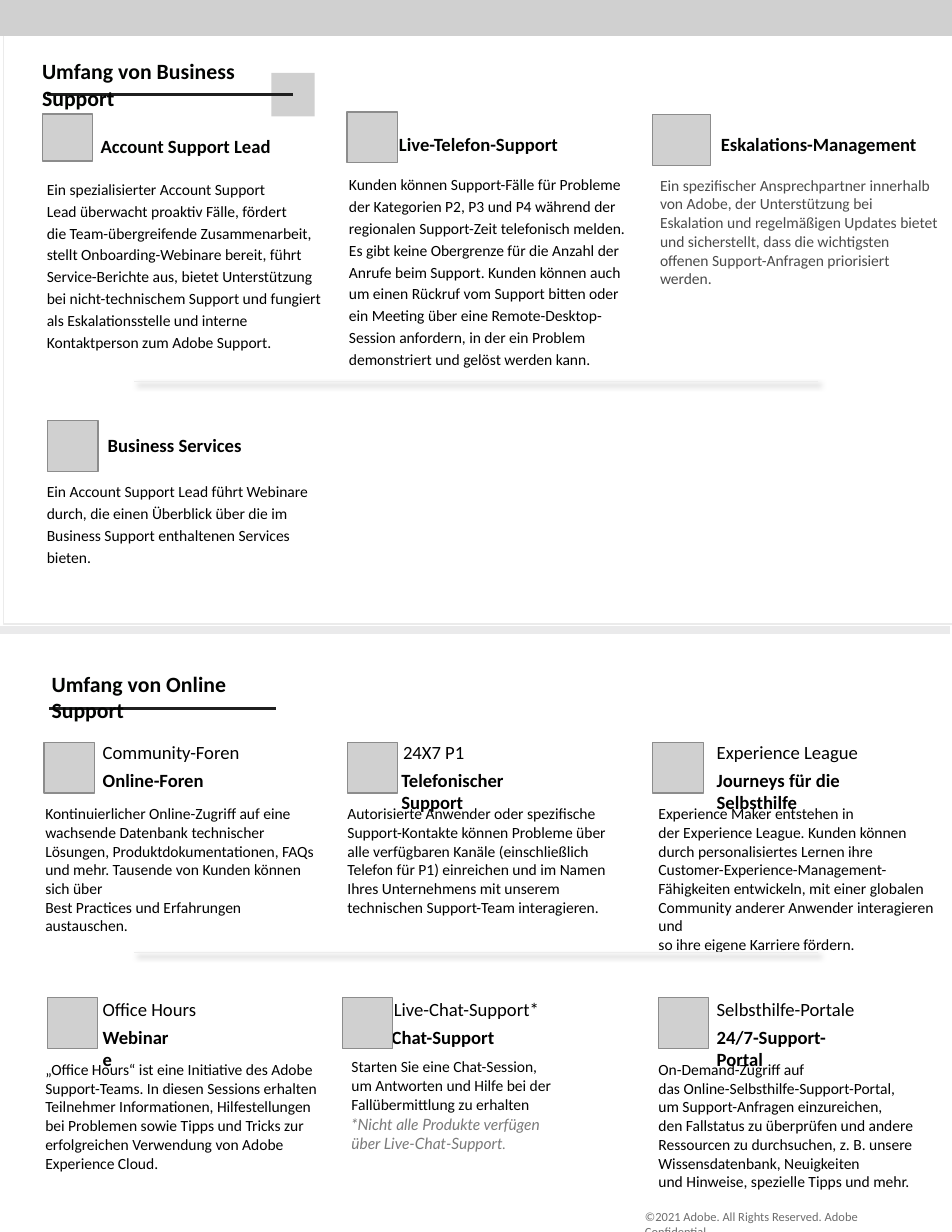
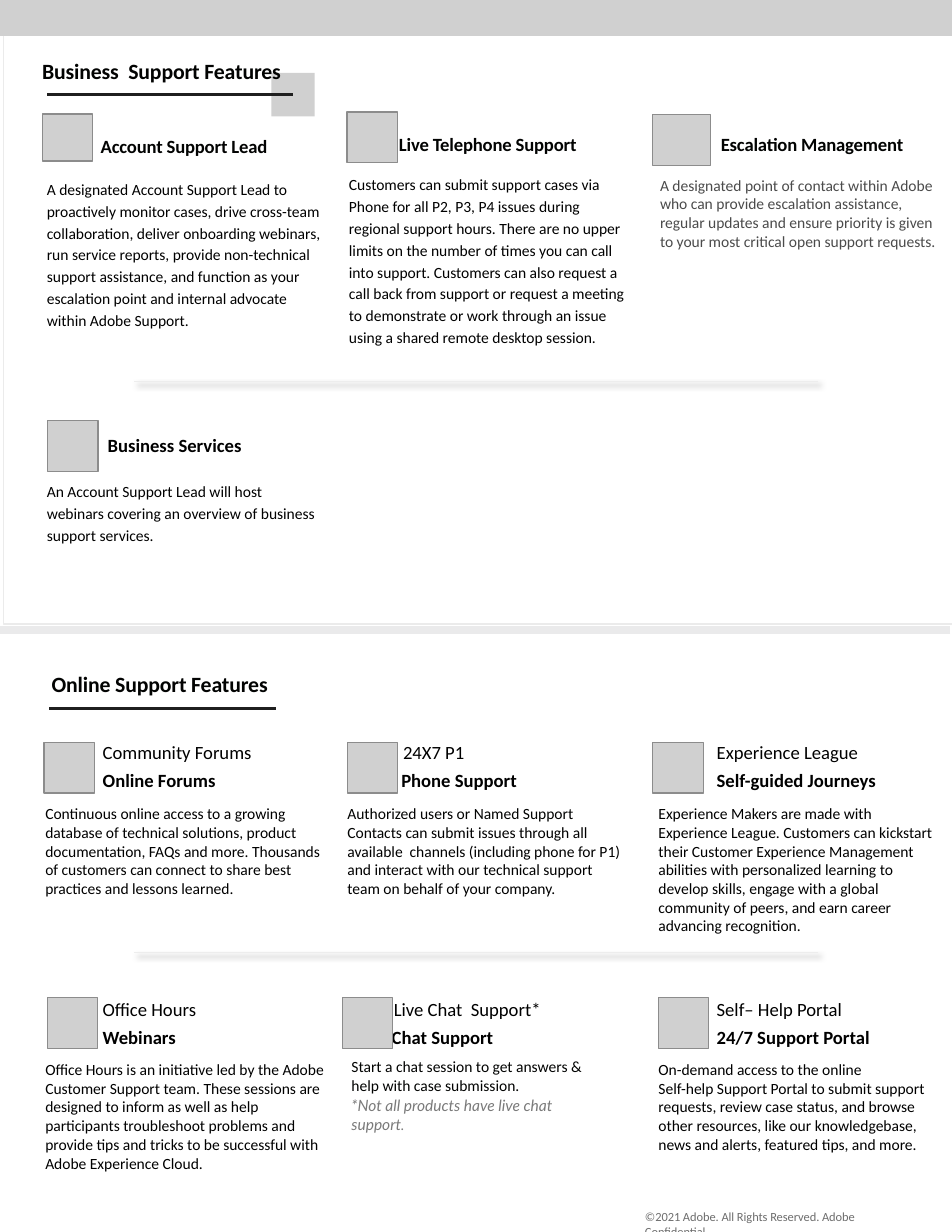
Before and after one commit to AdobeDocs/support-resources.de-DE, a slide deck: slide 2 of help/data-sheets/assets/BusinessSupportDatasheet.pptx. Drawn at 952x1232 pixels with LibreOffice and Linux fonts; fonts in the diff are those of the drawing; grey boxes stand for pictures; background and template pictures are left out. Boxes give left, top, right and bottom in pixels: in the first picture for what was removed or moved away, otherwise in the second. Text is boxed around its words. In the diff, an @@ line names an element or a change of style, - is before the commit and + after.

```diff
--- a/help/data-sheets/assets/BusinessSupportDatasheet.pptx
+++ b/help/data-sheets/assets/BusinessSupportDatasheet.pptx
@@ text at (x1=42, y1=63, x2=281, y2=86): text changed @@
-Umfang von Business Support
+Business Support Features
@@ text "Account Support Lead" at (x1=101, y1=140, x2=267, y2=156): letter spacing 0 to -0.1 pt @@
@@ text at (x1=399, y1=138, x2=577, y2=154): text changed @@
-Live-Telefon-Support
+Live Telephone Support
@@ text at (x1=721, y1=138, x2=903, y2=154): text changed @@
-Eskalations-Management
+Escalation Management
@@ text at (x1=349, y1=179, x2=624, y2=346): text changed @@
-Kunden können Support-Fälle für Probleme der Kategorien P2, P3 und P4 während der regionalen Support-Zeit telefonisch melden. Es gibt keine Obergrenze für die Anzahl der Anrufe beim Support. Kunden können auch um einen Rückruf vom Support bitten oder ein Meeting über eine Remote-Desktop-Session anfordern, in der ein Problem demonstriert und gelöst werden kann.
+Customers can submit support cases via Phone for all P2, P3, P4 issues during regional support hours. There are no upper limits on the number of times you can call into support. Customers can also request a call back from support or request a meeting to demonstrate or work through an issue using a shared remote desktop session.
@@ text at (x1=47, y1=184, x2=320, y2=329): text changed @@
-Ein spezialisierter Account Support
-Lead überwacht proaktiv Fälle, fördert
-die Team-übergreifende Zusammenarbeit, stellt Onboarding-Webinare bereit, führt Service-Berichte aus, bietet Unterstützung
-bei nicht-technischem Support und fungiert als Eskalationsstelle und interne Kontaktperson zum Adobe Support.
+A designated Account Support Lead to proactively monitor cases, drive cross-team collaboration, deliver onboarding webinars, run service reports, provide non-technical support assistance, and function as your escalation point and internal advocate within Adobe Support.
@@ text at (x1=660, y1=180, x2=935, y2=250): text changed @@
-Ein spezifischer Ansprechpartner innerhalb von Adobe, der Unterstützung bei Eskalation und regelmäßigen Updates bietet und sicherstellt, dass die wichtigsten offenen Support-Anfragen priorisiert werden.
+A designated point of contact within Adobe who can provide escalation assistance, regular updates and ensure priority is given to your most critical open support requests.
@@ text at (x1=47, y1=486, x2=315, y2=544): text changed @@
-Ein Account Support Lead führt Webinare durch, die einen Überblick über die im Business Support enthaltenen Services bieten.
+An Account Support Lead will host webinars covering an overview of business support services.
@@ text at (x1=52, y1=676, x2=268, y2=696): text changed @@
-Umfang von Online Support
+Online Support Features
@@ text at (x1=103, y1=746, x2=252, y2=762): text changed @@
-Community-Foren
+Community Forums
@@ text at (x1=103, y1=774, x2=216, y2=787): text changed @@
-Online-Foren
+Online Forums
@@ text at (x1=401, y1=774, x2=517, y2=790): text changed @@
-Telefonischer Support
+Phone Support
@@ text at (x1=717, y1=774, x2=876, y2=790): text changed @@
-Journeys für die Selbsthilfe
+Self-guided Journeys
@@ text at (x1=45, y1=808, x2=320, y2=897): text changed @@
-Kontinuierlicher Online-Zugriff auf eine wachsende Datenbank technischer Lösungen, Produktdokumentationen, FAQs und mehr. Tausende von Kunden können sich über
-Best Practices und Erfahrungen austauschen.
+Continuous online access to a growing database of technical solutions, product documentation, FAQs and more. Thousands of customers can connect to share best practices and lessons learned.
@@ text at (x1=347, y1=808, x2=620, y2=897): text changed @@
-Autorisierte Anwender oder spezifische Support-Kontakte können Probleme über
-alle verfügbaren Kanäle (einschließlich
-Telefon für P1) einreichen und im Namen Ihres Unternehmens mit unserem technischen Support-Team interagieren.
+Authorized users or Named Support Contacts can submit issues through all available channels (including phone for P1) and interact with our technical support team on behalf of your company.
@@ text at (x1=658, y1=808, x2=932, y2=916): text changed @@
-Experience Maker entstehen in
-der Experience League. Kunden können
-durch personalisiertes Lernen ihre Customer-Experience-Management-Fähigkeiten entwickeln, mit einer globalen Community anderer Anwender interagieren und
-so ihre eigene Karriere fördern.
+Experience Makers are made with Experience League. Customers can kickstart their Customer Experience Management abilities with personalized learning to develop skills, engage with a global community of peers, and earn career advancing recognition.
@@ text at (x1=394, y1=1003, x2=541, y2=1019): text changed @@
-Live-Chat-Support*
+Live Chat Support*
@@ text at (x1=717, y1=1003, x2=842, y2=1019): text changed @@
-Selbsthilfe-Portale
+Self– Help Portal
@@ text at (x1=103, y1=1031, x2=176, y2=1044): text changed @@
-Webinare
+Webinars
@@ text at (x1=392, y1=1029, x2=493, y2=1049): text changed @@
-Chat-Support
+Chat Support
@@ text at (x1=717, y1=1031, x2=869, y2=1047): text changed @@
-24/7-Support-Portal
+24/7 Support Portal
@@ text at (x1=45, y1=1064, x2=324, y2=1172): text changed @@
-„Office Hours“ ist eine Initiative des Adobe Support-Teams. In diesen Sessions erhalten Teilnehmer Informationen, Hilfestellungen
-bei Problemen sowie Tipps und Tricks zur erfolgreichen Verwendung von Adobe Experience Cloud.
+Office Hours is an initiative led by the Adobe Customer Support team. These sessions are designed to inform as well as help participants troubleshoot problems and provide tips and tricks to be successful with Adobe Experience Cloud.
@@ text at (x1=351, y1=1061, x2=567, y2=1133): text changed @@
-Starten Sie eine Chat-Session,
-um Antworten und Hilfe bei der Fallübermittlung zu erhalten
-*Nicht alle Produkte verfügen
-über Live-Chat-Support.
+Start a chat session to get answers & help with case submission.
+*Not all products have live chat support.
@@ text at (x1=658, y1=1064, x2=924, y2=1153): text changed @@
-On-Demand-Zugriff auf
-das Online-Selbsthilfe-Support-Portal,
-um Support-Anfragen einzureichen,
-den Fallstatus zu überprüfen und andere Ressourcen zu durchsuchen, z. B. unsere Wissensdatenbank, Neuigkeiten
-und Hinweise, spezielle Tipps und mehr.
+On-demand access to the online
+Self-help Support Portal to submit support requests, review case status, and browse other resources, like our knowledgebase, news and alerts, featured tips, and more.
@@ text "©2021 Adobe. All Rights Reserved. ..." at (x1=645, y1=1212, x2=855, y2=1223): letter spacing 0 to -0.1 pt @@
```
Also in this commit, not shown: 2 other slides changed, 7 other files.
